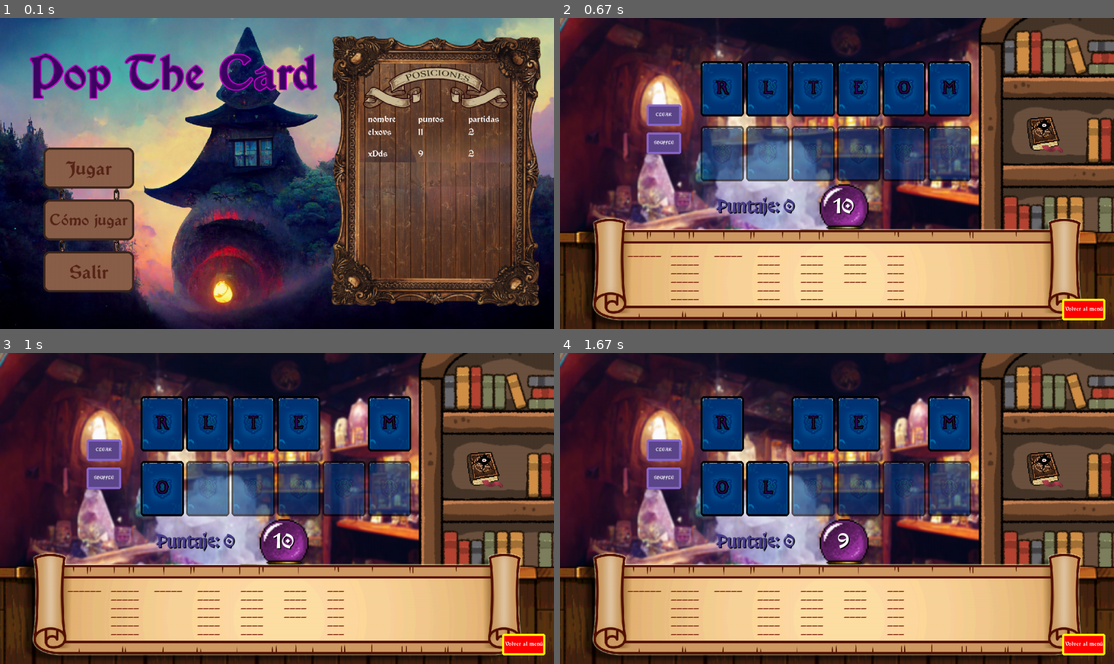
Above: before the commit, frames 1-4 (two rows, left to right).
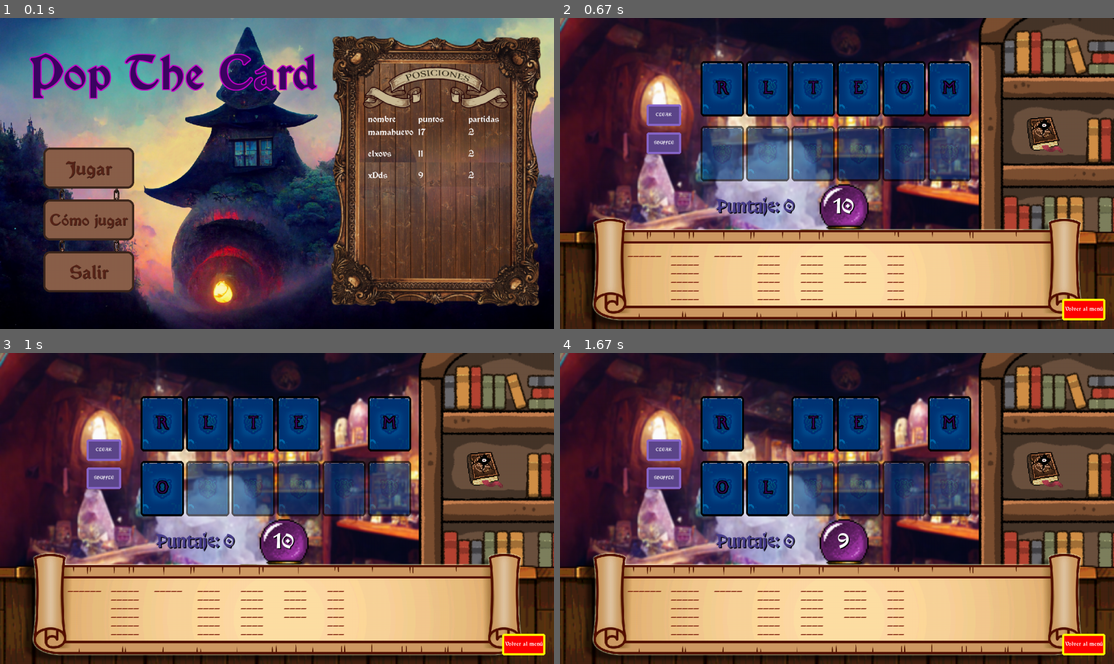
Above: after the commit, the same moments.

Repository: juliancz-a/SP_GRUPO_5_Pygame
Game: pygame game, started from code/class_game.py
Same seed, same stepped clock (60 frames per second), same inputs: the game is played once before the commit and once after it.
Inputs (mouse positions are in pixels of both pictures, inside the frame that each line leads up to):
- Up to frame 1 (0.1 s): no input
- Up to frame 2 (0.67 s): click "Jugar" at 0.38 s
- Up to frame 3 (1 s): click (360, 399) at 0.72 s
- Up to frame 4 (1.67 s): press the mouse at (720, 424) at 1.03 s; move the mouse to (742, 433) at 1.13 s; release the mouse at (759, 443) at 1.27 s

The runs differ from the first frame. In frame 1, 0.4% of the frame differs, in the area x 9-86%, y 35-84%; in frame 2, nothing differs; in frame 3, nothing differs; in frame 4, nothing differs.

Commit message:
un commit :s

Diff:
--- a/code/assets_cfg.py
+++ b/code/assets_cfg.py
@@ -8,21 +8,21 @@
               "box": Box((100,540), (210,95), press_sound=PRESS_SOUND),
               "colors": [COLOR_BOX, BORDE_BOX, HOVER_BOX],
               "config": [15, 5],
-              "text": ["Salir", LETRAS_2, FUENTE_1, 60, True, 1, BORDE_2, True]
+              "text": ["Salir", LETRAS_2, FUENTE_1, 60, "shadow", 1, BORDE_2, True]
               }
 
 play_button = {
               "box": Box((100,300), (210,95), press_sound=PRESS_SOUND),
               "colors": [COLOR_BOX, BORDE_BOX, HOVER_BOX],
               "config": [15, 5],
-              "text": ["Jugar", LETRAS_2, FUENTE_1, 60, True, 1, BORDE_2, True]
+              "text": ["Jugar", LETRAS_2, FUENTE_1, 60, "shadow", 1, BORDE_2, True]
               }
 
 help_button = {
               "box": Box((100,420), (210,95), press_sound=PRESS_SOUND),
               "colors": [COLOR_BOX, BORDE_BOX, HOVER_BOX],
               "config": [15, 5],
-              "text": ["Cómo jugar", LETRAS_2, FUENTE_1, 50, True, 1, BORDE_2, True]
+              "text": ["Cómo jugar", LETRAS_2, FUENTE_1, 50, "shadow", 1, BORDE_2, True]
               }
 
 menu_title = {
@@ -30,7 +30,7 @@
               "colors" : [],
               "config" : [],
               "text" :  ["Pop The Card", COLOR_LETRAS, FUENTE_1, 80, "border", 2, TITULO, True]
-}
+              }
 
 MENU_LISTA = [play_button, help_button, quit_button, menu_title]
 
@@ -38,16 +38,17 @@
 # PLAY WINDOW ASSETS
 
 back_button = {"box": Box((1160,650), (100,50)),
-                     "colors": ["mediumpurple4", "mediumpurple3", "mediumpurple3"],
-                     "config": [5, 5],
-                     "text": ["Volver al menú", "white", FUENTE_1, 40, True]}
+              "colors": ["mediumpurple4", "mediumpurple3", "mediumpurple3"],
+              "config": [5, 5],
+              "text": ["Volver al menú", "white", FUENTE_1, 40, True]
+              }
 
 clear_button = {
               "box": Box((200, 200), (80, 50)),
               "colors": ["mediumpurple4", "mediumpurple3", "mediumpurple3"],
               "config": [5, 5],
               "text": ["CLEAR", "white", FUENTE_1, 40, True]
-            }
+              }
 
 shuffle_buton = {
               "box": Box((200, 200), (80, 50)),
@@ -55,7 +56,7 @@
               "config": [5, 5],
               "text": ["CLEAR", "white", FUENTE_1, 40, True],
               "criterio" : 2,
-            }
+              }
 
 
 PLAY_LISTA = [back_button, clear_button, shuffle_buton]
--- a/code/class_game.py
+++ b/code/class_game.py
@@ -52,7 +52,7 @@
             self.window.render()
 
             game_state = self.window.update()
-            if game_state is "quit":
+            if game_state == "quit":
                 self.quit = True
 
             Game.update_window(self, game_state)
@@ -77,7 +77,7 @@
 
                 self.window = FinishMatch(self.surface, self.match,  self.lista_palabras, self.score)
 
-            case "scoreboard":
+            case "setscore":
                 self.window = SetScore(self.surface, self.match , self.score, self.lista_jugadores)
 
 
--- a/code/class_setscore.py
+++ b/code/class_setscore.py
@@ -21,6 +21,8 @@
         self.submit_button = Box((self.input_box.rectangulo.centerx - 275 // 2, self.input_box.rectangulo.y + 75), (275,50))
 
         self.background = pygame.image.load(r"code\data\img\Runes 3.png")
+
+        self.option = None
 
     def render(self):
         text = ""
@@ -84,21 +86,21 @@
         self.surface.blit(self.background, (0,0))
 
         self.score_text.draw_text(self.surface, f"Tu puntaje final es de {self.score} puntos",
-                                "white", FUENTE_1, center=True, font_size=45,border=True, border_thickness=1)
+                                "white", FUENTE_1, 40, center=True)
 
-        self.input_box.draw_box(self.surface, border_radius= 25)
+        self.input_box.draw_box(self.surface, 5, 5)
 
-        self.title.draw_text(self.surface, f"Registra tu nombre", "white", FUENTE_1, center=True,
-                            font_size=60, border=True, border_thickness=1)
+        self.title.draw_text(self.surface, f"Registra tu nombre", "white", FUENTE_1,
+                            60, center = True)
 
         if len(nickname) > 3:
-            self.submit_button.draw_box(self.surface, border_radius= 25)
-            self.submit_button.draw_text(self.surface, "Listo", "grey90", FUENTE_1, font_size=40, center=True)
+            self.submit_button.draw_box(self.surface, 5, 5)
+            self.submit_button.draw_text(self.surface, "Listo", "grey90", FUENTE_1, 40, center=True)
 
         if len(nickname) == 0:
-            self.text.draw_text(self.surface, " Nombre:", "gray59", FUENTE_1, font_size=60)
+            self.text.draw_text(self.surface, " Nombre:", "gray59", FUENTE_1, 60)
         else:
-            self.text.draw_text(self.surface, nickname, "black", FUENTE_1, font_size=60)
+            self.text.draw_text(self.surface, nickname, "black", FUENTE_1, 60)
 
 
 def ordenar_elementos (list:list[dict], key: str, orden:int):
--- a/code/data/config/scoreboard.csv
+++ b/code/data/config/scoreboard.csv
@@ -1,3 +1,4 @@
 nombre,puntos,partidas
+mamahuevo,17,2
 elxovs,11,2
 xDds,9,2
--- a/code/scoreboard.py
+++ b/code/scoreboard.py
@@ -27,7 +27,6 @@
                         header_data = self.font.render(str(self.player_list[i][key]), True, "white")
                         self.surface.blit(header_data, (value, y))
 
-
     def draw_header (surface:pygame.Surface, header_elements:list[str], font, initial_pos:tuple) -> list:
         x = initial_pos[0]
         y = initial_pos[1]
